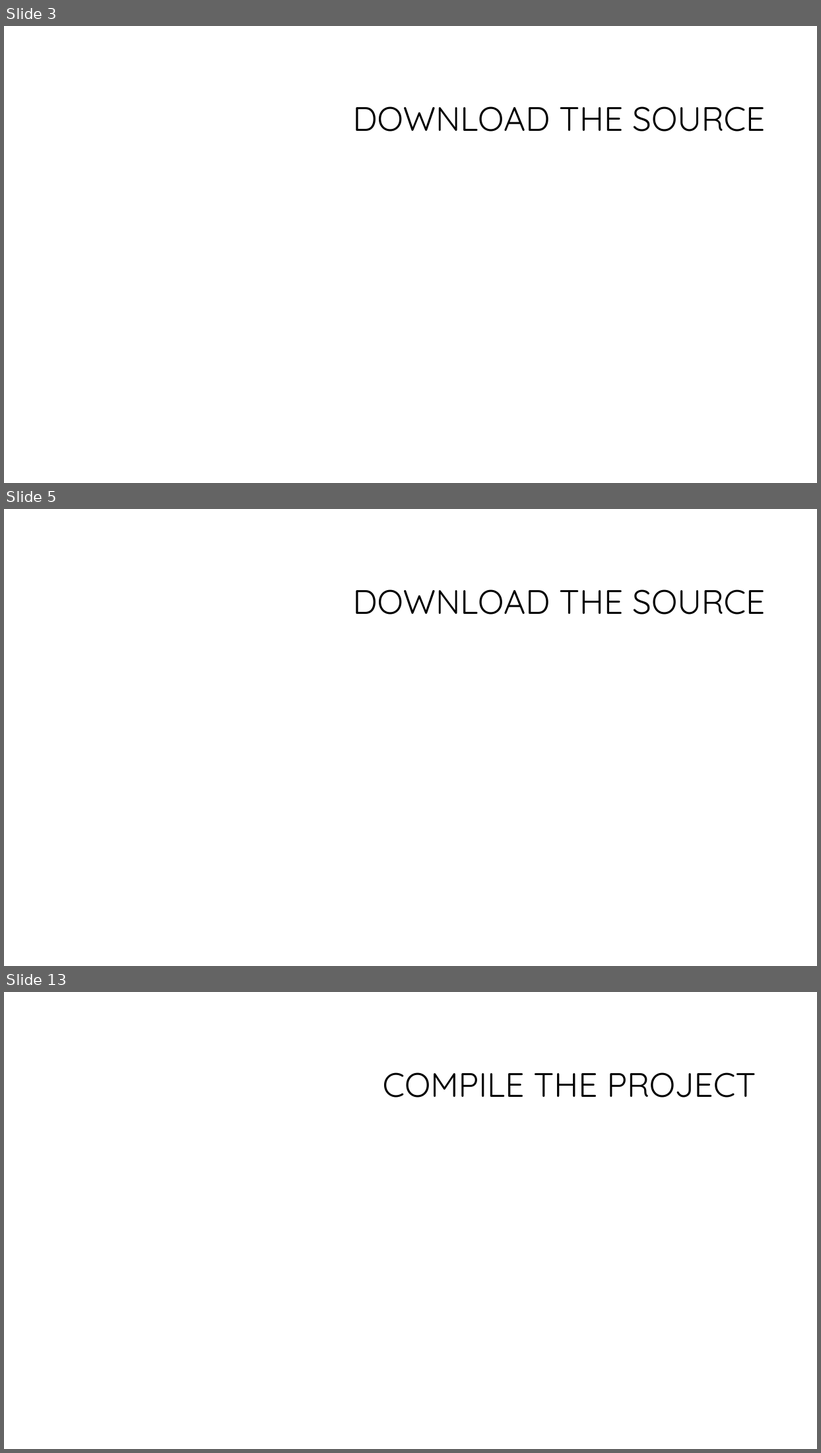
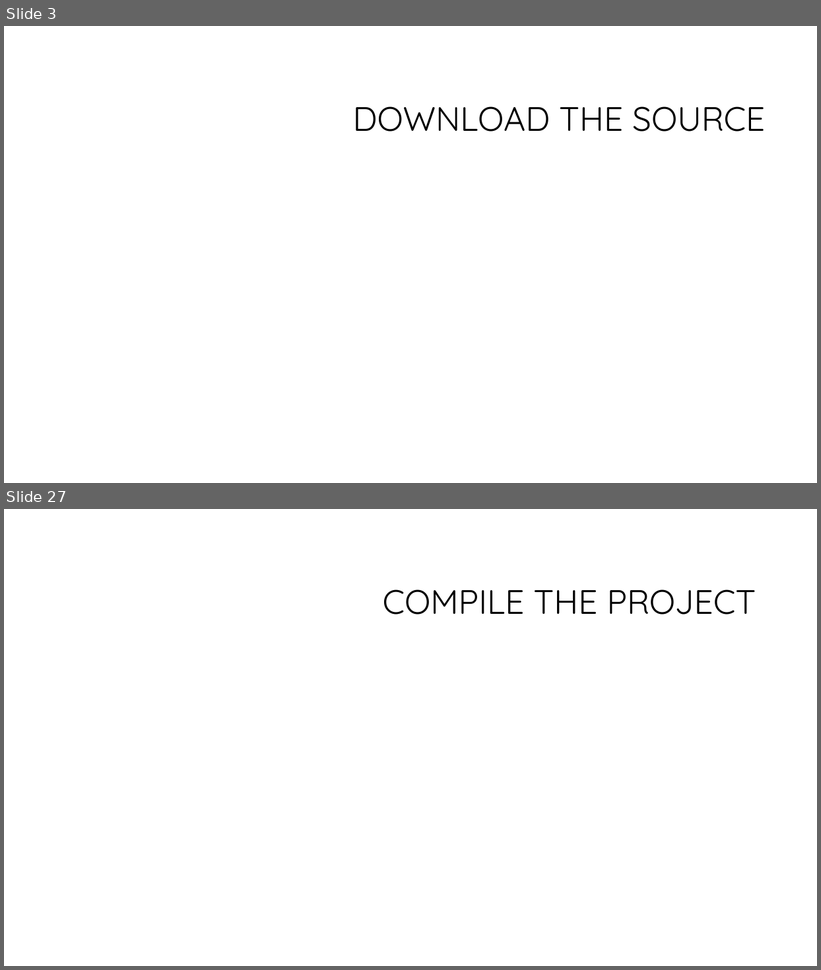
Before and after one commit to Koous61/unreal-course, a slide deck: Multiplayer[3].pptm. Shown one above the other, each under a label of ours: slides 3, 5 and 13 before the commit, slides 3 and 27 after it; the slides between them are not shown. The pictures are 821x1453 and 821x970 pixels, drawn with LibreOffice and Linux fonts; fonts in the diff are those of the drawing; background and template pictures are left out. Boxes give left, top, right and bottom in pixels: in the first picture for what was removed or moved away, otherwise in the second. Text is boxed around its words. In the diff, an @@ line names an element or a change of style, - is before the commit and + after.

```diff
--- a/Multiplayer[3].pptm
+++ b/Multiplayer[3].pptm
@@ slide 5 removed at <box>4,509,817,966</box>, background #FFFFFF @@
@@ title removed at <box>353,590,765,615</box> @@
-DOWNLOAD THE SOURCE
@@ what was slide 13 is now slide 27 @@
```
Also in this commit, not shown: 7 slides changed, 16 slides added, 1 other slide removed.
